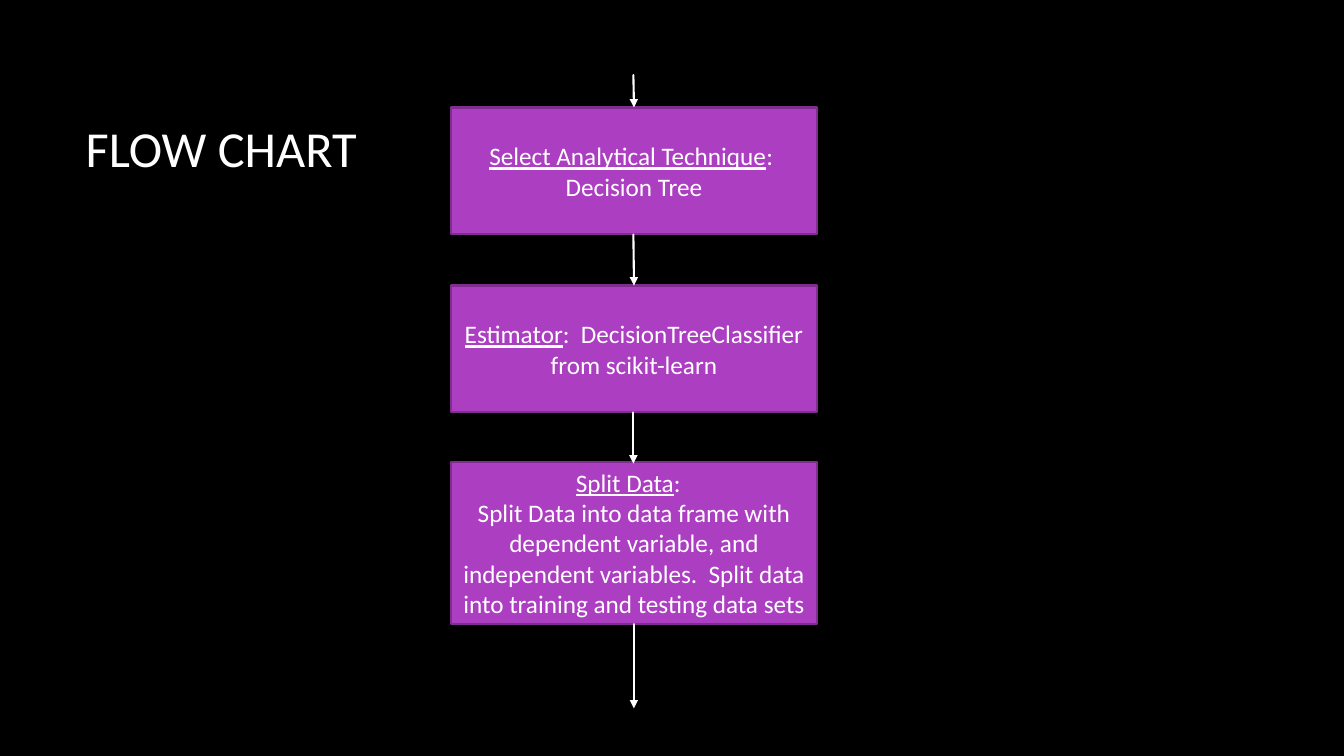
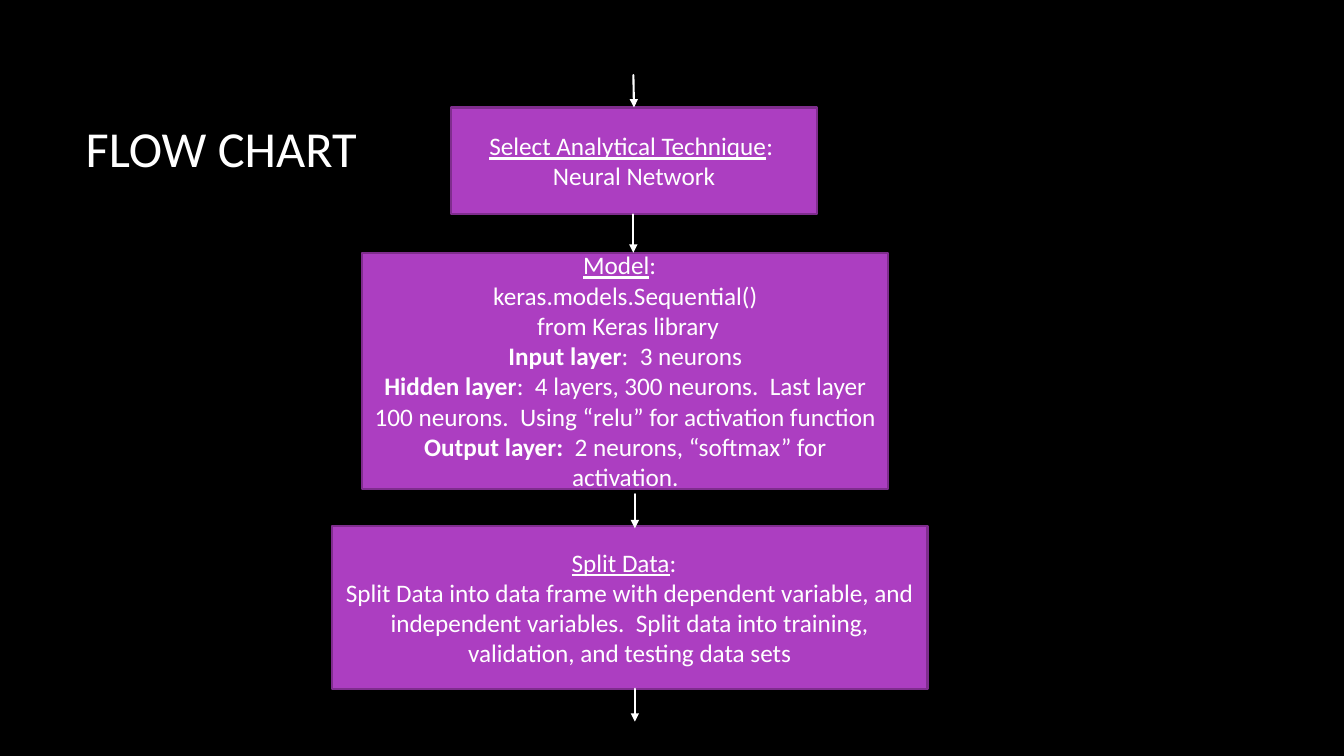
Before and after one commit to danlagos/ANA500-Week-4, a slide deck: slide 7 of Depression and Poverty.pptx. Drawn at 1344x756 pixels with LibreOffice and Linux fonts; fonts in the diff are those of the drawing; background and template pictures are left out. Boxes give left, top, right and bottom in pixels: in the first picture for what was removed or moved away, otherwise in the second. Text is boxed around its words. In the diff, an @@ line names an element or a change of style, - is before the commit and + after.

```diff
--- a/Depression and Poverty.pptx
+++ b/Depression and Poverty.pptx
@@ rectangle "Select Analytical Technique: Neural Network": place and size @@
-rectangle "Select Analytical Technique: Neural Network" at [452,108,817,235]
+rectangle "Select Analytical Technique: Neural Network" at [452,108,817,215]
@@ text in rectangle at [489,137,773,185]: text changed @@
-Select Analytical Technique: Decision Tree
+Select Analytical Technique: Neural Network
@@ arrow moved from (633, 412) - (633, 464) to (633, 215) - (633, 253) @@
@@ rectangle "Model:": place and size @@
-rectangle "Model:" at [452,285,817,412]
+rectangle "Model:" at [362,253,888,489]
@@ text in rectangle at [375,256,875,493]: text changed @@
-Estimator: DecisionTreeClassifier from scikit-learn
+Model:
+keras.models.Sequential()
+from Keras library
+Input layer: 3 neurons
+Hidden layer: 4 layers, 300 neurons. Last layer 100 neurons. Using “relu” for activation function
+Output layer: 2 neurons, “softmax” for activation.
@@ arrow moved from (633, 235) - (634, 285) to (635, 494) - (635, 528) @@
@@ rectangle "Split Data:": place and size @@
-rectangle "Split Data:" at [452,462,817,624]
+rectangle "Split Data:" at [332,526,928,689]
@@ text in rectangle at [346,584,913,667]: text changed @@
-Split Data into data frame with dependent variable, and independent variables. Split data into training and testing data sets
+Split Data into data frame with dependent variable, and independent variables. Split data into training, validation, and testing data sets
@@ arrow moved from (634, 624) - (634, 709) to (635, 689) - (635, 722) @@
```
Also in this commit, not shown: 11 other slides changed, 5 slides added, 5 slides removed, 2 other files.
